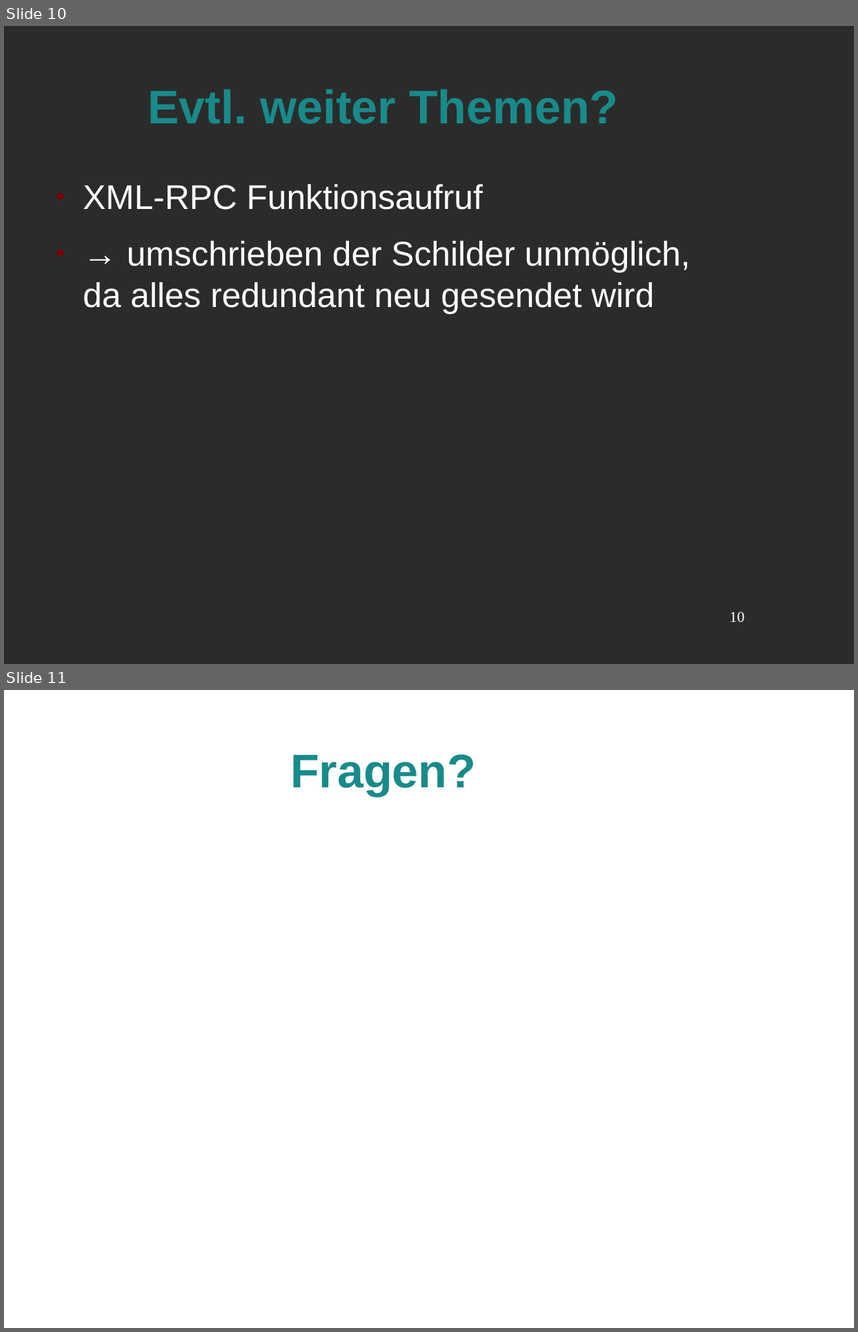
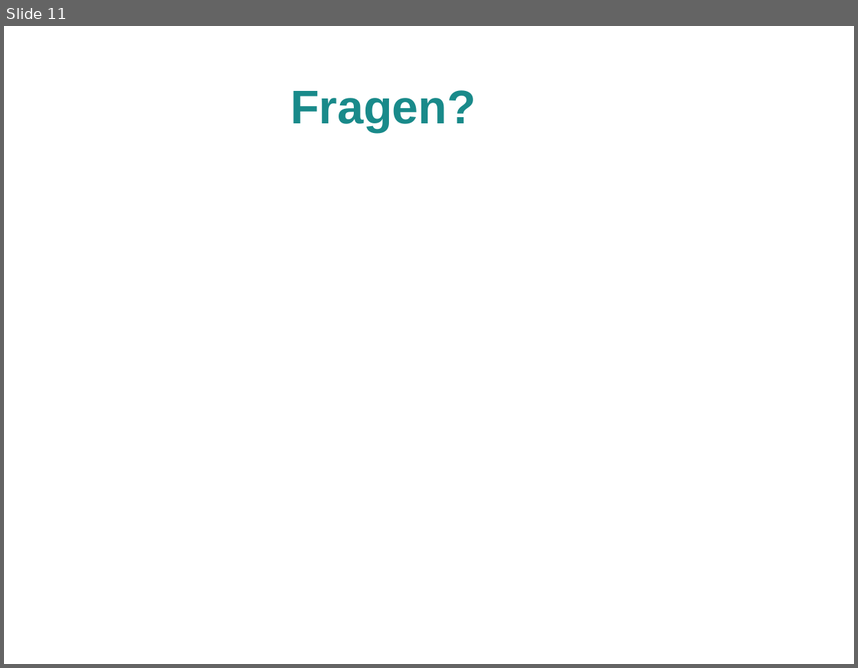
Before and after one commit to Niondir/rika-led, a slide deck: präsentation 2/zwischenergebisse.odp. Shown one above the other, each under a label of ours: slides 10 and 11 before the commit, slide 11 after it. The pictures are 858x1332 and 858x668 pixels, drawn with LibreOffice and Linux fonts; fonts in the diff are those of the drawing; background and template pictures are left out; a plain dark background stands for a picture behind light text. Boxes give left, top, right and bottom in pixels: in the first picture for what was removed or moved away, otherwise in the second. Text is boxed around its words. In the diff, an @@ line names an element or a change of style, - is before the commit and + after.

```diff
--- a/präsentation 2/zwischenergebisse.odp
+++ b/präsentation 2/zwischenergebisse.odp
@@ slide 10 removed at (4,26,854,664), background picture (left out) @@
@@ title removed at (148,89,618,124) @@
-Evtl. weiter Themen?
@@ text removed at (83,184,691,313) @@
-● XML-RPC Funktionsaufruf
-● → umschrieben der Schilder unmöglich, da alles redundant neu gesendet wird
@@ page number removed at (730,611,745,621) @@
-10
```
Also in this commit, not shown: 8 slides changed, 1 slide added, 6 other files.
